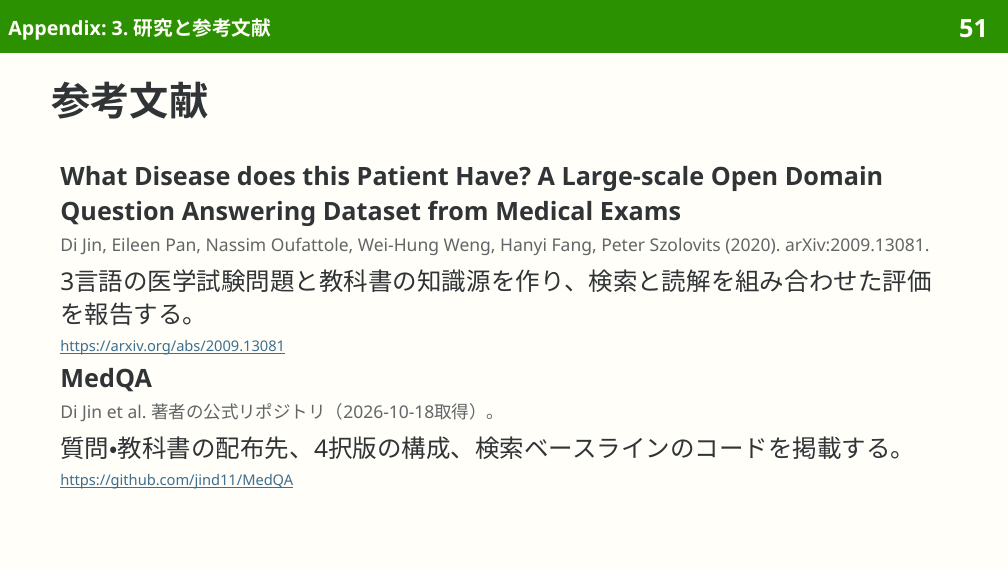
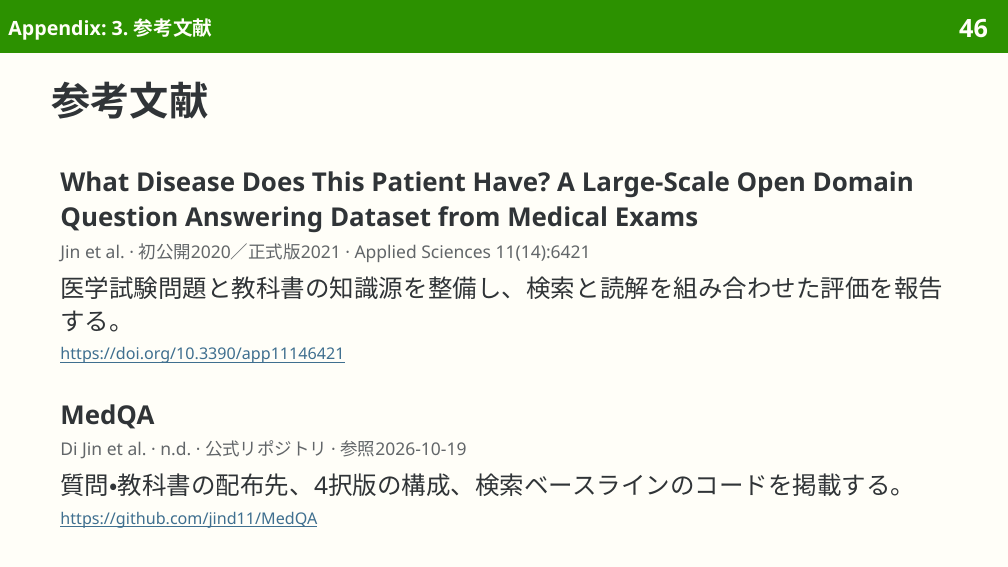
Before and after one commit to sasakiy84/datasets-in-10-minutes, a slide deck: slide 46 of slides/datasets-in-10-minutes-medqa.pptx (slide 51 before the commit). Drawn at 1008x567 pixels with LibreOffice and Linux fonts; fonts in the diff are those of the drawing. Boxes give left, top, right and bottom in pixels: in the first picture for what was removed or moved away, otherwise in the second. Text is boxed around its words. In the diff, an @@ line names an element or a change of style, - is before the commit and + after.

```diff
--- a/slides/datasets-in-10-minutes-medqa.pptx
+++ b/slides/datasets-in-10-minutes-medqa.pptx
@@ title at (8,18,212,40): text changed @@
-Appendix: 3. 研究と参考文献
+Appendix: 3. 参考文献
@@ page number at (959,18,988,38): text changed @@
-51
+46
@@ text at (60,171,943,363): text changed; size 18 to 18.5 pt @@
-What Disease does this Patient Have? A Large-scale Open Domain Question Answering Dataset from Medical Exams
-Di Jin, Eileen Pan, Nassim Oufattole, Wei-Hung Weng, Hanyi Fang, Peter Szolovits (2020). arXiv:2009.13081.
-3言語の医学試験問題と教科書の知識源を作り、検索と読解を組み合わせた評価を報告する。
-https://arxiv.org/abs/2009.13081
+What Disease Does This Patient Have? A Large-Scale Open Domain Question Answering Dataset from Medical Exams
+Jin et al. · 初公開2020／正式版2021 · Applied Sciences 11(14):6421
+医学試験問題と教科書の知識源を整備し、検索と読解を組み合わせた評価を報告する。
+https://doi.org/10.3390/app11146421
@@ text at (60,404,317,528): size 18 to 18.5 pt in "MedQA"; size 10.5 to 11.5 pt in "https://github.com/jind11/MedQA" @@
@@ text "MedQA": place and size @@
-text "MedQA" at (60,368,915,489)
+text "MedQA" at (60,404,915,528)
@@ text at (60,440,466,458): text changed @@
-Di Jin et al. 著者の公式リポジトリ（2026-10-18取得）。
+Di Jin et al. · n.d. · 公式リポジトリ · 参照2026-10-19
```
Also in this commit, not shown: 37 other slides changed, 8 slides added, 14 slides removed, 46 other files.
